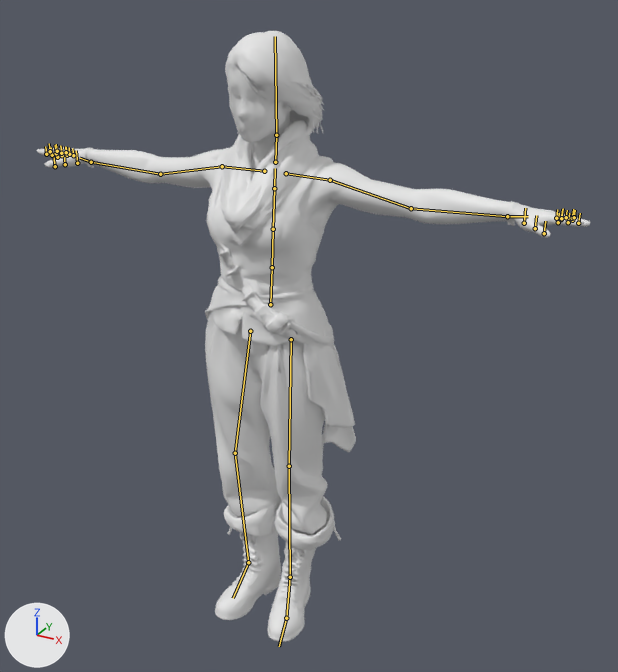
What one commit did to the glTF model assets/game/folk/bargewoman.glb.
Before and after are seen from a 50 mm lens placed at (1.129, -1.795, 1.854), pointed at (0.078, 0.115, 0.899). Every picture has the same lights, and +X, +Y and +Z are marked at lower left. The older version comes first. Both versions are drawn at the pose saved in each file; the numbers are the values there. The bones that change, and the others that lie on the model, are drawn over the model as lines.

Objects in the first picture: 'char1'.
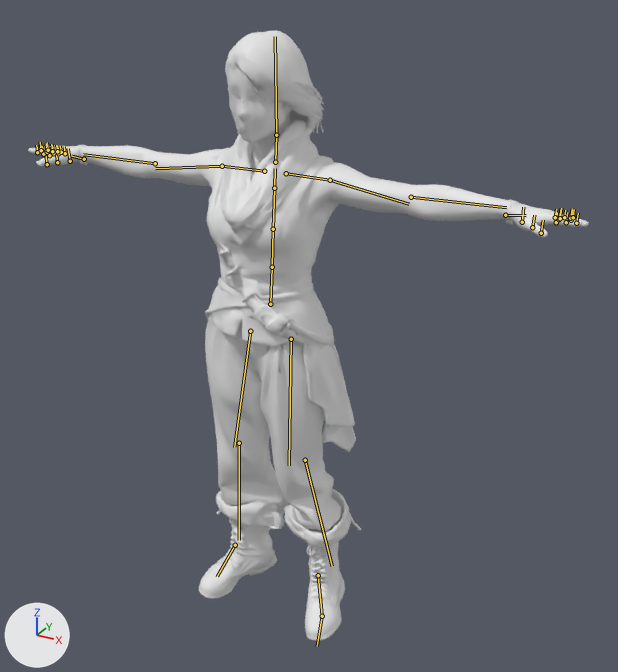
Pixel boxes [x1, y1, x2, y2] of what changed, in the pictures (618 x 672 px):
'char1', posed
    before: [37, 31, 591, 642]
    after: [28, 30, 589, 641]
bone 'mixamorig:LeftArm', root to tip
    before: (330, 180) to (411, 208)
    after: (330, 180) to (409, 204)
bone 'mixamorig:LeftForeArm', root to tip
    before: (411, 208) to (507, 216)
    after: (411, 197) to (506, 207)
bone 'mixamorig:RightArm', root to tip
    before: (222, 166) to (160, 174)
    after: (222, 166) to (155, 168)
bone 'mixamorig:RightForeArm', root to tip
    before: (160, 174) to (91, 162)
    after: (155, 163) to (83, 154)
bone 'mixamorig:LeftLeg', root to tip
    before: (289, 466) to (290, 577)
    after: (305, 460) to (332, 566)
bone 'mixamorig:RightUpLeg', root to tip
    before: (250, 331) to (235, 453)
    after: (250, 331) to (234, 447)
bone 'mixamorig:RightLeg', root to tip
    before: (235, 453) to (248, 562)
    after: (239, 443) to (239, 540)

The edits, one by one:
Bone 'mixamorig:LeftArm' (bone_mixamorig_leftarm) turns from (0, 0, 0) to (4, 0, 5) degrees about its own x, y and z.
Bone 'mixamorig:LeftForeArm' (bone_mixamorig_leftforearm) turns from (0, 0, 0) to (0, 0, -6) degrees about its own x, y and z.
Bone 'mixamorig:RightArm' (bone_mixamorig_rightarm) turns from (0, 0, 0) to (3, 0, -5) degrees about its own x, y and z.
Bone 'mixamorig:RightForeArm' (bone_mixamorig_rightforearm) turns from (0, 0, 0) to (2, 0, 6) degrees about its own x, y and z.
Bone 'mixamorig:LeftLeg' (bone_mixamorig_leftleg) turns from (0, 0, 0) to (7, 0, -10) degrees about its own x, y and z.
Bone 'mixamorig:RightUpLeg' (bone_mixamorig_rightupleg) turns from (0, 0, 0) to (4, 0, 3) degrees about its own x, y and z.
Bone 'mixamorig:RightLeg' (bone_mixamorig_rightleg) turns from (0, 0, 0) to (-1, 0, 6) degrees about its own x, y and z.
